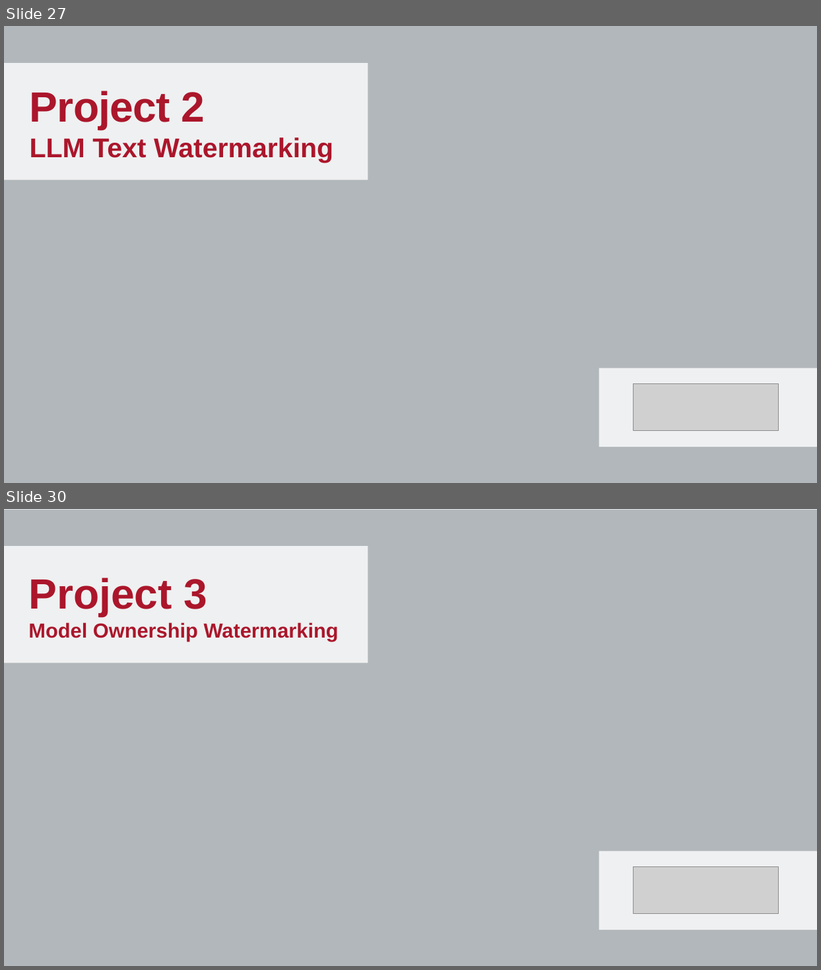
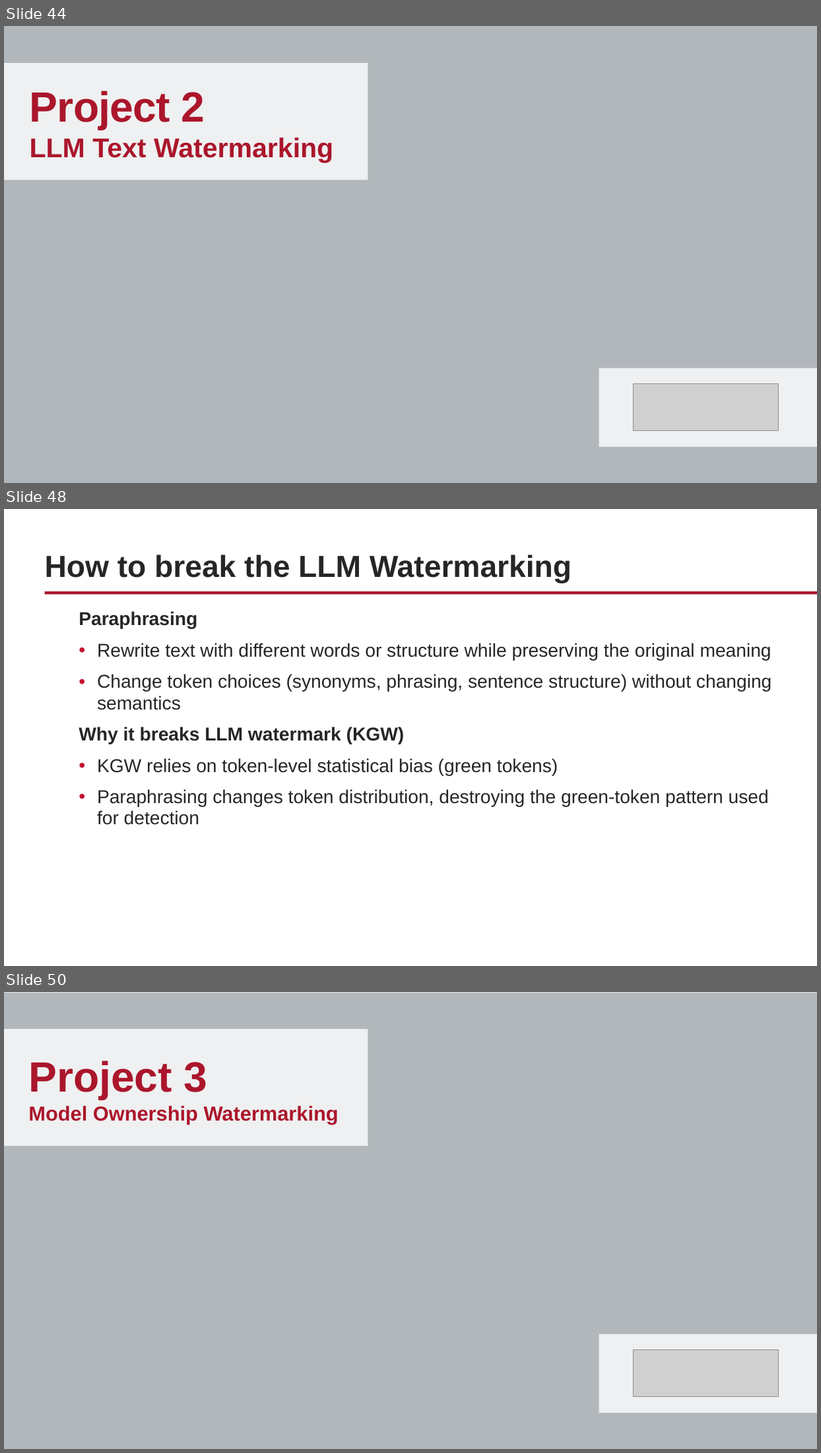
Before and after one commit to WPI-LIONS-Group/NAIRR-Workshops, a slide deck: 2.2/2.2 NAIRR Workshop.pptx. Shown one above the other, each under a label of ours: slides 27 and 30 before the commit, slides 44, 48 and 50 after it; the slides between them are not shown. The pictures are 821x970 and 821x1453 pixels, drawn with LibreOffice and Linux fonts; fonts in the diff are those of the drawing; grey boxes stand for pictures; background and template pictures are left out. Boxes give left, top, right and bottom in pixels: in the first picture for what was removed or moved away, otherwise in the second. Text is boxed around its words. In the diff, an @@ line names an element or a change of style, - is before the commit and + after.

```diff
--- a/2.2/2.2 NAIRR Workshop.pptx
+++ b/2.2/2.2 NAIRR Workshop.pptx
@@ slide 48 added at [4, 509, 817, 966], background #FFFFFF; not listed: 1 template element that a slide beside it also shows @@
@@ title added at [45, 555, 572, 584], 36 pt, text #272626, bold @@
+How to break the LLM Watermarking
@@ text added at [79, 643, 772, 825], 22 pt, text #272626 @@
+Paraphrasing
+• Rewrite text with different words or structure while preserving the original meaning
+• Change token choices (synonyms, phrasing, sentence structure) without changing semantics
+Why it breaks LLM watermark (KGW)
+• KGW relies on token-level statistical bias (green tokens)
+• Paraphrasing changes token distribution, destroying the green-token pattern used for detection
@@ what was slide 27 is now slide 44 @@
@@ what was slide 30 is now slide 50 @@
```
Also in this commit, not shown: 8 slides changed, 33 other slides added, 9 slides removed, 2 other files.
